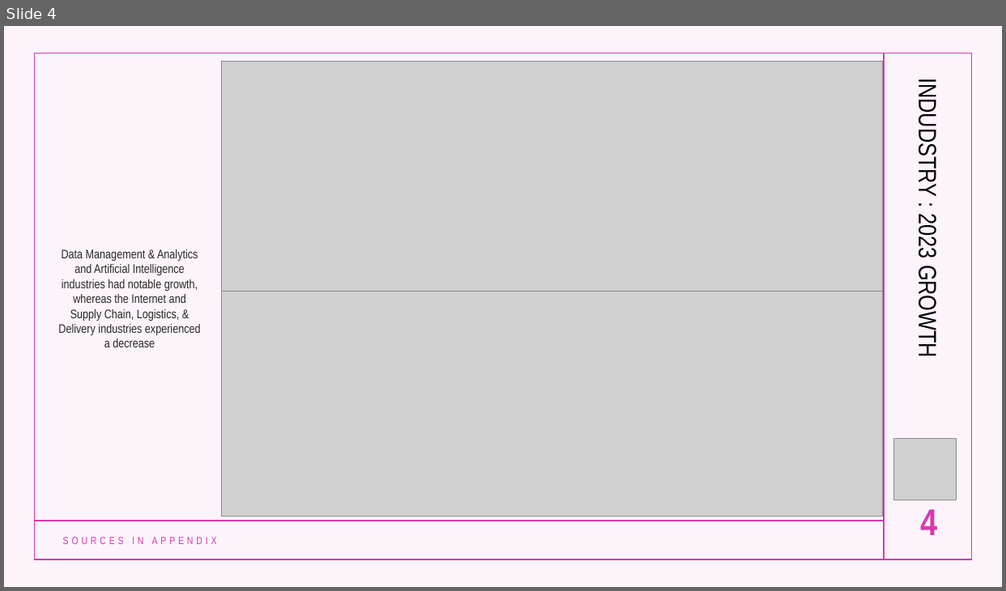
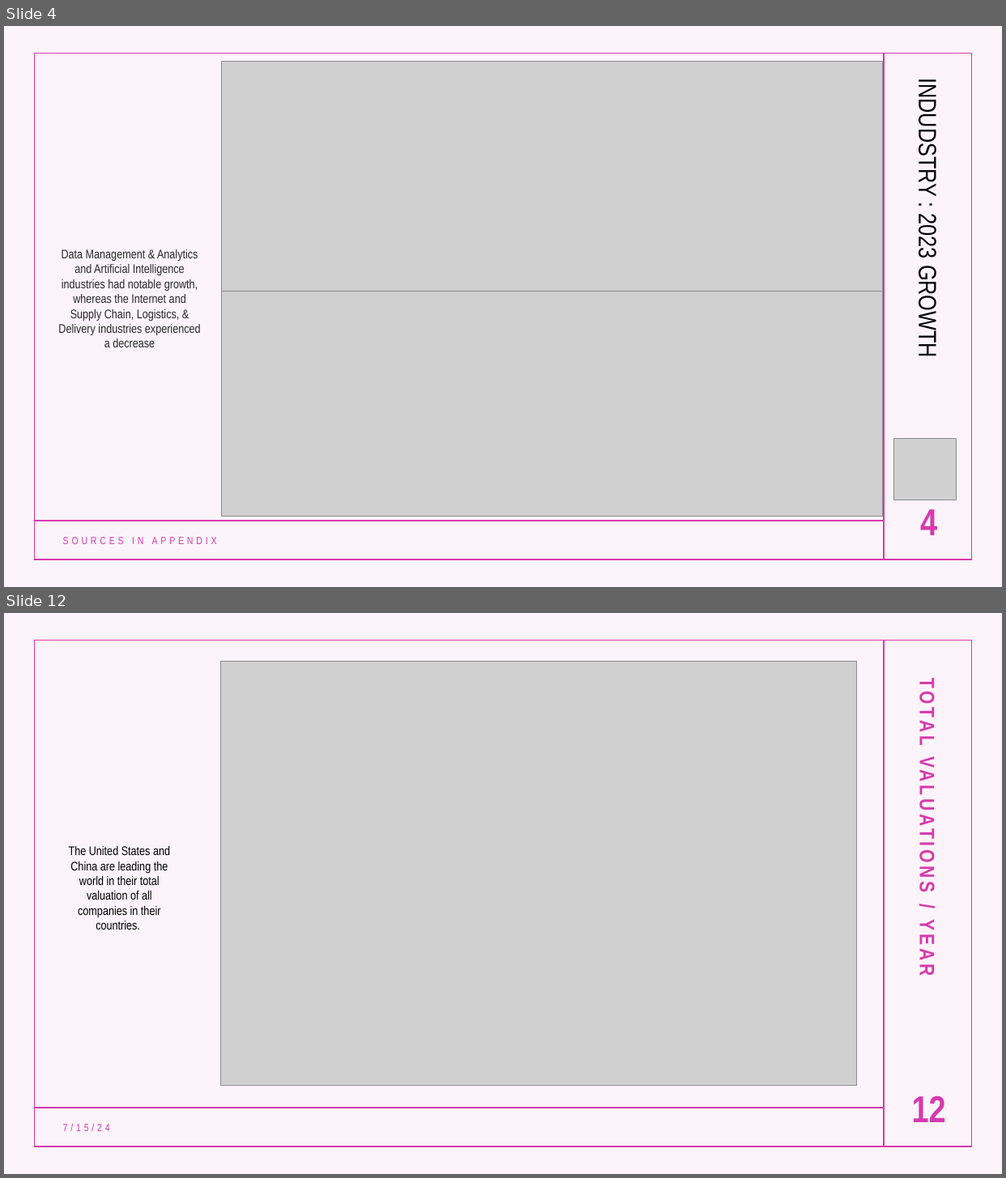
Before and after one commit to lanahuyen/Group_Project_1, a slide deck: Presentation/Presentation_Group 7.pptx. Shown one above the other, each under a label of ours: slide 4 before the commit, slides 4 and 12 after it; the slides between them are not shown. The pictures are 1006x591 and 1006x1178 pixels, drawn with LibreOffice and Linux fonts; fonts in the diff are those of the drawing; grey boxes stand for pictures. Boxes give left, top, right and bottom in pixels: in the first picture for what was removed or moved away, otherwise in the second. Text is boxed around its words. In the diff, an @@ line names an element or a change of style, - is before the commit and + after.

```diff
--- a/Presentation/Presentation_Group 7.pptx
+++ b/Presentation/Presentation_Group 7.pptx
@@ slide 12 added at <box>4,613,1002,1174</box>, background #FFFFFF; not listed: 4 template elements that a slide beside it also shows @@
@@ picture added at <box>220,662,857,1086</box> @@
@@ text added at <box>914,671,944,1007</box>, 20 pt, text #D739AE, bold @@
+TOTAL VALUATIONS / YEAR
@@ text added at <box>69,846,170,930</box>, 12 pt, text #000000 @@
+The United States and China are leading the world in their total valuation of all companies in their countries.
@@ page number added at <box>912,1096,946,1122</box>, 36 pt, text #D739AE, bold @@
+12
@@ text added at <box>63,1124,110,1131</box>, 10 pt, text #D739AE @@
+7/15/24
```
Also in this commit, not shown: 1 slide changed, 11 other slides added, 3 other files.
